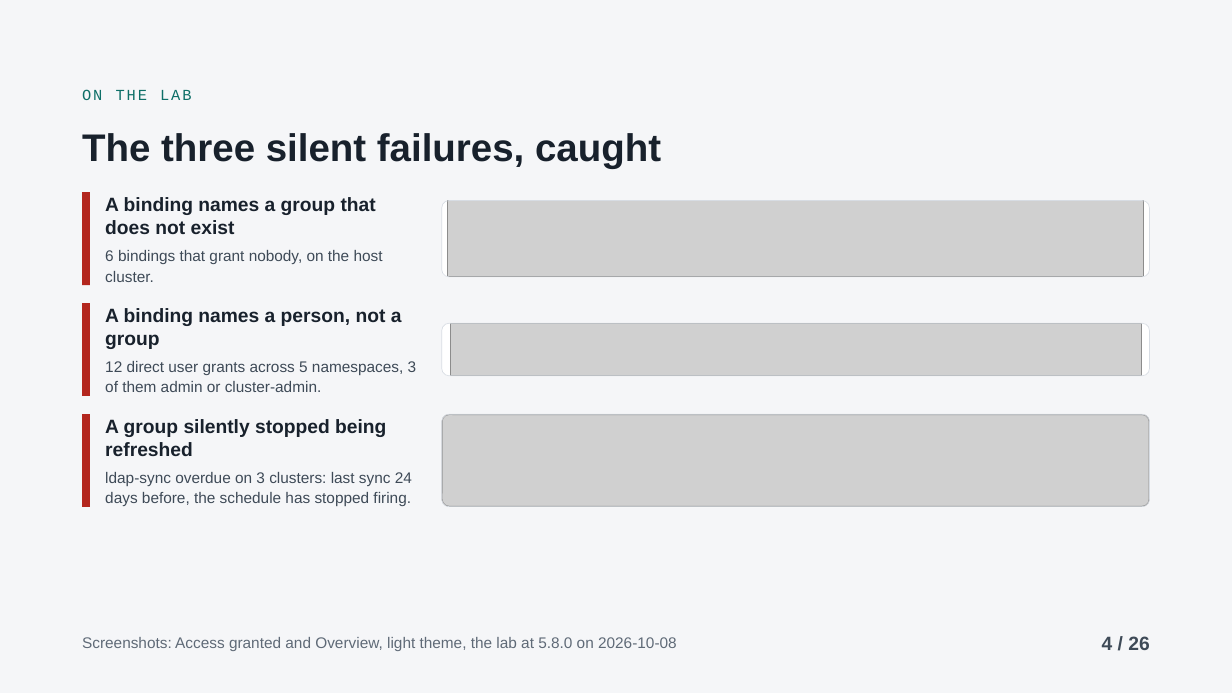
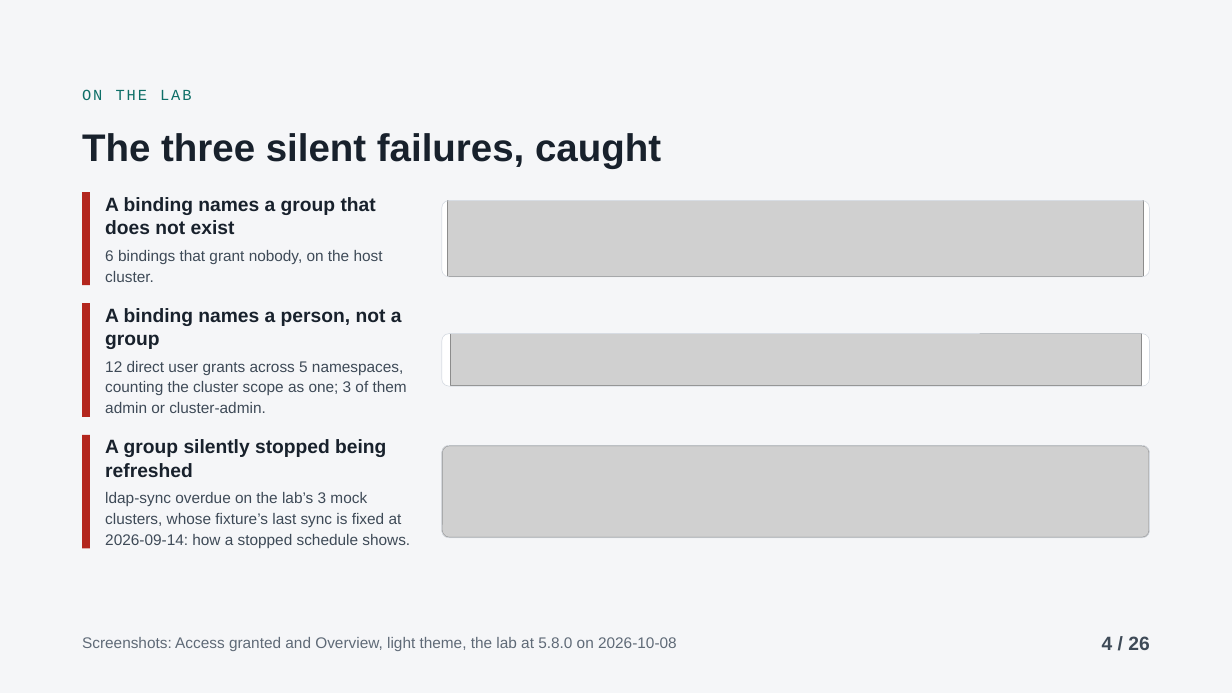
Before and after one commit to ephico2real2/group-sync-dashboard, a slide deck: slide 4 of docs/presentations/access-tracking-intro/deck.pptx. Drawn at 1232x693 pixels with LibreOffice and Linux fonts; fonts in the diff are those of the drawing; grey boxes stand for pictures. Boxes give left, top, right and bottom in pixels: in the first picture for what was removed or moved away, otherwise in the second. Text is boxed around its words. In the diff, an @@ line names an element or a change of style, - is before the commit and + after.

```diff
--- a/docs/presentations/access-tracking-intro/deck.pptx
+++ b/docs/presentations/access-tracking-intro/deck.pptx
@@ line moved from (86, 303) - (86, 396) to (86, 303) - (86, 417) @@
@@ 2 rounded rectangles, 1 picture: place and size @@
-2 rounded rectangles, 1 picture at (442,323,1151,376)
+2 rounded rectangles, 1 picture at (442,334,1151,387)
@@ text at (105,361,407,413): text changed @@
-12 direct user grants across 5 namespaces, 3 of them admin or cluster-admin.
+12 direct user grants across 5 namespaces, counting the cluster scope as one; 3 of them admin or cluster-admin.
@@ line moved from (86, 414) - (86, 507) to (86, 435) - (86, 549) @@
@@ text "A group silently stopped being ...": place and size @@
-text "A group silently stopped being ..." at (105,419,386,456)
+text "A group silently stopped being ..." at (105,439,386,477)
@@ 2 rounded rectangles, 1 picture: place and size @@
-2 rounded rectangles, 1 picture at (442,414,1151,507)
+2 rounded rectangles, 1 picture at (442,445,1151,539)
@@ text at (105,492,410,548): text changed @@
-ldap-sync overdue on 3 clusters: last sync 24 days before, the schedule has stopped firing.
+ldap-sync overdue on the lab’s 3 mock clusters, whose fixture’s last sync is fixed at 2026-09-14: how a stopped schedule shows.
```
Also in this commit, not shown: 5 other slides changed, 3 other files.
